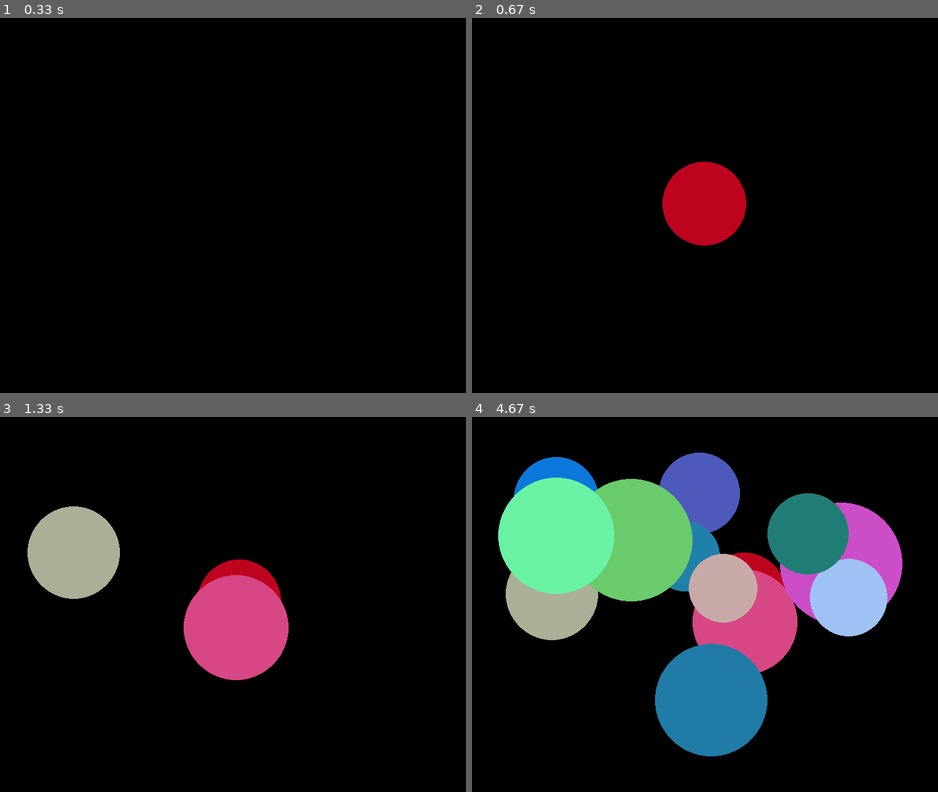
Above: before the commit, frames 1-4 (two rows, left to right).
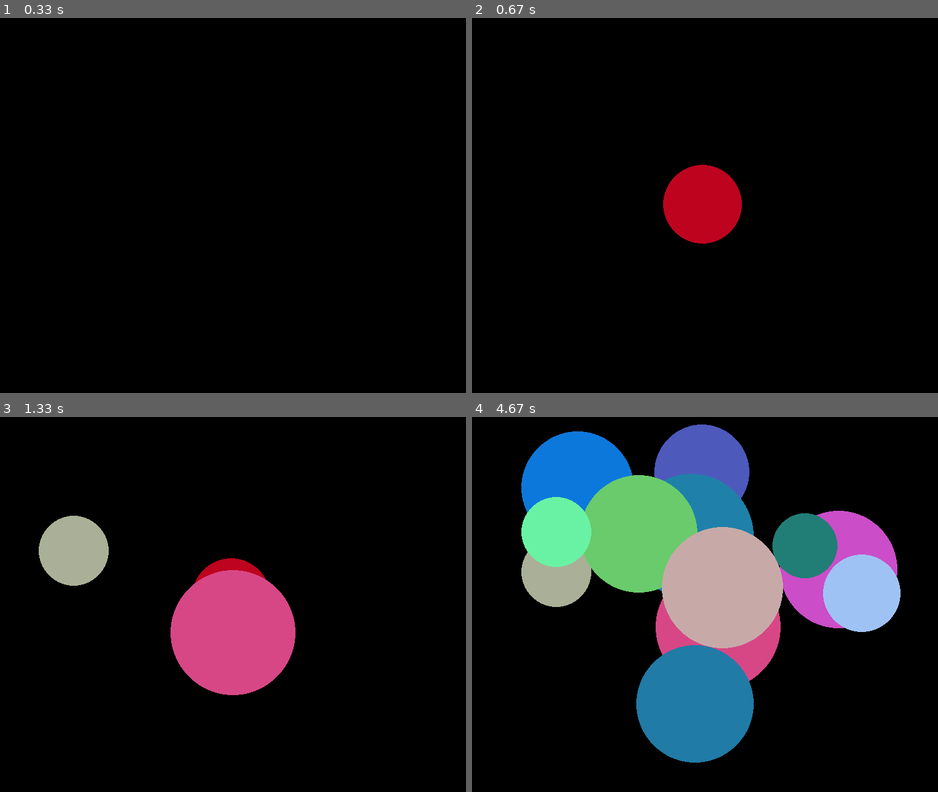
Above: after the commit, the same moments.

Repository: GoldmanYT/yandex_lyceum
Game: pygame game, started from balls.py
The game is run twice, just before and just after one commit, with the same random seed, the same clock (stepped at 60 frames per second) and the same inputs.
Inputs (mouse positions are in pixels of both pictures, inside the frame that each line leads up to):
- Up to frame 1 (0.33 s): no input
- Up to frame 2 (0.67 s): click (700, 205) at 0.38 s
- Up to frame 3 (1.33 s): click (228, 627) at 0.72 s; click (74, 548) at 1.05 s
- Up to frame 4 (4.67 s): click (569, 465) at 1.38 s; click (709, 477) at 1.72 s; click (677, 702) at 2.05 s; click (681, 540) at 2.38 s; click (630, 525) at 2.72 s; click (830, 570) at 3.05 s; click (854, 597) at 3.38 s; click (807, 537) at 3.72 s; click (555, 533) at 4.05 s; click (723, 589) at 4.38 s

Frame 1 is identical in both runs. In frame 2, 0.4% of the frame differs, in the area x 40-59%, y 38-61%; in frame 3, 3.9%; in frame 4, 22%, in the area x 5-93%, y 2-93%.

Commit message:
Генерация фильмов

Diff:
--- /dev/null
+++ b/balls and rects.py
@@ -0,0 +1,84 @@
+import pygame as pg
+from math import pi, sin, cos, atan2
+
+pg.init()
+W, H = 800, 600
+FPS = 60
+balls = []
+rects = []
+
+
+class Ball:
+    def __init__(self, x, y, r):
+        self.x, self.y, self.r = x, y, r
+        self.a = pi / 6
+        self.v = 10
+
+    def update(self):
+        self.x += self.v * cos(self.a)
+        self.y += self.v * sin(self.a)
+        for rect in rects:
+            hor = []
+            if self.r ** 2 - (self.y - rect.top) ** 2 > 0:
+                hor += [(self.x - (self.r ** 2 - (self.y - rect.top) ** 2) ** 0.5, rect.top),
+                        (self.x + (self.r ** 2 - (self.y - rect.top) ** 2) ** 0.5, rect.top)]
+            if self.r ** 2 - (self.y - rect.bottom) ** 2 > 0:
+                hor += [(self.x - (self.r ** 2 - (self.y - rect.bottom) ** 2) ** 0.5, rect.bottom),
+                        (self.x + (self.r ** 2 - (self.y - rect.bottom) ** 2) ** 0.5, rect.bottom)]
+            hor = [(x, y) for x, y in hor if rect.left <= x <= rect.right]
+            ver = []
+            if self.r ** 2 - (self.x - rect.left) ** 2 > 0:
+                ver += [(rect.left, self.y - (self.r ** 2 - (self.x - rect.left) ** 2) ** 0.5),
+                        (rect.left, self.y + (self.r ** 2 + (self.x - rect.left) ** 2) ** 0.5)]
+            if self.r ** 2 - (self.x - rect.right) ** 2 > 0:
+                ver += [(rect.right, self.y - (self.r ** 2 - (self.x - rect.right) ** 2) ** 0.5),
+                        (rect.right, self.y + (self.r ** 2 - (self.x - rect.right) ** 2) ** 0.5)]
+            ver = [(x, y) for x, y in ver if rect.top <= y <= rect.bottom]
+            points = hor + ver
+            if points:
+                if len(points) == 1:
+                    phi = 2 * pi
+                else:
+                    (x1, y1), (x2, y2) = points[:2]
+                    phi = atan2(y2 - y1, x2 - x1)
+                self.a = 2 * phi - self.a
+        self.a %= 2 * pi
+
+    def draw(self):
+        pg.draw.circle(screen, 'white', (self.x, self.y), self.r)
+
+
+def update():
+    for ball in balls:
+        ball.update()
+
+
+def draw():
+    screen.fill('black')
+    for rect in rects:
+        pg.draw.rect(screen, 'white', rect)
+    for ball in balls:
+        ball.draw()
+
+
+rects.append(pg.Rect(0, 0, W, 0))
+rects.append(pg.Rect(0, H, W, 0))
+rects.append(pg.Rect(0, 0, 0, H))
+rects.append(pg.Rect(W, 0, 0, H))
+rects.append(pg.Rect(100, 100, 300, 100))
+run = True
+screen = pg.display.set_mode((W, H))
+clock = pg.time.Clock()
+
+while run:
+    for event in pg.event.get():
+        if event.type == pg.QUIT:
+            run = False
+        elif event.type == pg.MOUSEBUTTONDOWN:
+            mouse_x, mouse_y = event.pos
+            balls.append(Ball(mouse_x, mouse_y, 10))
+    update()
+    draw()
+    pg.display.flip()
+    clock.tick(FPS)
+pg.quit()
--- a/balls.py
+++ b/balls.py
@@ -7,43 +7,50 @@
 W, H = 800, 600
 FPS = 60
 
+all_sprites = pg.sprite.Group()
 
-class Ball:
+
+class Ball(pg.sprite.Sprite):
     def __init__(self, x, y):
-        self.x, self.y = x, y
+        super().__init__(all_sprites)
+        r = randint(50, 100)
+        self.radius = r
+        self.x, self.y = x - r, y - r
         self.a = random() * 2 * pi
-        self.v = randint(7, 20) / 33
-        self.r = randint(50, 100)
-        self.color = (randint(0, 255), randint(0, 255), randint(0, 255))
+        self.v = randint(7, 10) / 33
+        color = (randint(0, 255), randint(0, 255), randint(0, 255))
+        self.image = pg.Surface((2 * r, 2 * r), pg.SRCALPHA, 32)
+        pg.draw.circle(self.image, color, (r, r), r)
+        self.rect = pg.Rect(self.x, self.y, 2 * r, 2 * r)
 
     def update(self):
         self.x += self.v * cos(self.a)
         self.y += self.v * sin(self.a)
-        if self.x + self.r >= W and (self.a < pi / 2 or self.a > 3 * pi / 2) or \
-                self.x - self.r <= 0 and pi / 2 < self.a < 3 * pi / 2:
+        self.rect = pg.Rect(self.x, self.y, 2 * self.radius, 2 * self.radius)
+        others = pg.sprite.spritecollide(self, all_sprites, False, pg.sprite.collide_circle)
+        if others is not None:
+            for other in others:
+                if other is not self:
+                    b = atan2(self.y - other.rect.y, self.x - other.rect.x)
+                    a1 = self.a - b
+                    a2 = other.a - b
+                    self.a = atan2(sin(a1), cos(a2)) + b
+                    other.a = atan2(sin(a2), cos(a1)) + b
+                    self.a %= 2 * pi
+                    other.a %= 2 * pi
+        if self.x + self.radius * 2 >= W and (self.a < pi / 2 or self.a > 3 * pi / 2) or \
+                self.x <= 0 and pi / 2 < self.a < 3 * pi / 2:
             self.a = pi - self.a
-        if self.y + self.r >= H and 0 < self.a < pi or \
-                self.y - self.r <= 0 and pi < self.a < 2 * pi:
+        if self.y + self.radius * 2 >= H and 0 < self.a < pi or \
+                self.y <= 0 and pi < self.a < 2 * pi:
             self.a = -self.a
         self.a %= 2 * pi
 
-    def collide(self, other):
-        if (self.x - other.x) ** 2 + (self.y - other.y) ** 2 > (self.r + other.r) ** 2:
-            return
-        b = atan2(self.y - other.y, self.x - other.x)
-        a1 = self.a - b
-        a2 = other.a - b
-        self.a = atan2(sin(a1), cos(a2)) + b
-        other.a = atan2(sin(a2), cos(a1)) + b
-        self.a %= 2 * pi
-        other.a %= 2 * pi
-        self.v, other.v = other.v, self.v
-
-    def draw(self):
-        pg.draw.circle(screen, self.color, (self.x, self.y), self.r)
+    # def collide(self, other):
+    #     if (self.x - other.x) ** 2 + (self.y - other.y) ** 2 > (self.r + other.r) ** 2:
+    #         return
 
 
-balls = []
 
 screen = pg.display.set_mode((W, H))
 clock = pg.time.Clock()
@@ -55,15 +62,9 @@
             run = False
         if event.type == pg.MOUSEBUTTONDOWN:
             mouse_x, mouse_y = event.pos
-            balls.append(Ball(mouse_x, mouse_y))
-
-    for ball in balls:
-        ball.update()
-    for i, ball1 in enumerate(balls[:-1]):
-        for ball2 in balls[i + 1:]:
-            ball1.collide(ball2)
+            Ball(mouse_x, mouse_y)
 
     screen.fill('black')
-    for ball in balls:
-        ball.draw()
+    all_sprites.draw(screen)
+    all_sprites.update()
     pg.display.flip()
--- a/kinoteatry.py
+++ /dev/null
@@ -1,213 +0,0 @@
-from datetime import datetime
-
-
-class Session:
-    def __init__(self, name, begin_datetime, duration, w_seats, h_seats):
-        self.name = name
-        self.time = begin_datetime
-        self.duration = duration
-        self.w, self.h = w_seats, h_seats
-        self.seats = [[0] * w_seats for _ in range(h_seats)]
-
-    def take_seat(self, x, y):
-        if 0 <= x < self.w and 0 <= y < self.h:
-            if not self.seats[y][x]:
-                self.seats[y][x] = 1
-                return True
-            return False
-
-    def __str__(self):
-        return f'{self.time} {self.duration}'
-
-    def all_seats(self):
-        return '\n'.join(''.join(str(seat) for seat in row) for row in self.seats)
-
-
-class CinemaHall:
-    def __init__(self, number, w_seats, h_seats):
-        self.number = number
-        self.sessions = []
-        self.w, self.h = w_seats, h_seats
-
-    def add_session(self, name, year, month, day, hour, minute, duration):
-        begin_datetime = datetime(year, month, day, hour, minute)
-        new_session = Session(name, begin_datetime, duration, self.w, self.h)
-        if all(new_session.time + new_session.duration < session.time or
-               new_session.time > session.time + session.duration for session in self.sessions):
-            self.sessions.append(new_session)
-
-    def __str__(self):
-        return f'{self.number}'
-
-
-class Cinema:
-    def __init__(self, name):
-        self.name = name
-        self.cinema_halls = []
-
-    def add_cinema_hall(self, number, w_seats, h_seats):
-        if any(number == cinema_hall.number for cinema_hall in self.cinema_halls):
-            return False
-        self.cinema_halls.append(CinemaHall(number, w_seats, h_seats))
-        return True
-
-    def __str__(self):
-        return f'{self.name}'
-
-
-'''
-Строка для теста:
-6
-t1
-8
-1
-5
-5
-10
-s1
-10
-6
-t2
-8
-1
-5
-5
-10
-s1
-10
-11
-s1
-1
-0 0
-11
-s1
-1
-'''
-
-
-cinemas = []
-run = True
-current_year = 2022
-current_month = 12
-current_day = 25
-current_hour = 12
-current_minute = 0
-current_cinema = None
-current_cinema_hall = None
-
-while run:
-    print('''Выберите один из пунктов:
-0. Выйти
-1. Указать год
-2. Указать месяц
-3. Указать день
-4. Указать час
-5. Указать минуты
-6. Добавить кинотеатр
-7. Выбрать кинотеатр
-8. Добавить зал в текущий кинотеатр
-9. Выбрать зал в текущем кинотеатре
-10. Добавить сеанс в текущий зал в текущем кинотеатре в текущую дату
-11. Купить билет на сеанс
-12. Найти ближайший сеанс (относительно текущей даты) на фильм
-''')
-    s = input('Выберите пункт: ')
-    if s == '0':
-        run = False
-    if s == '1':
-        try:
-            current_year = int(input('Введите год: '))
-        except Exception:
-            print('Ошибка!')
-    if s == '2':
-        try:
-            current_month = int(input('Введите месяц: '))
-        except Exception:
-            print('Ошибка!')
-    if s == '3':
-        try:
-            current_day = int(input('Введите день: '))
-        except Exception:
-            print('Ошибка!')
-    if s == '4':
-        try:
-            current_hour = int(input('Введите час: '))
-        except Exception:
-            print('Ошибка!')
-    if s == '5':
-        try:
-            current_minute = int(input('Введите минуту: '))
-        except Exception:
-            print('Ошибка!')
-    if s == '6':
-        cinema_name = input('Введите название: ')
-        cinemas.append(Cinema(cinema_name))
-        current_cinema = cinemas[-1]
-        current_cinema_hall = None
-    if s == '7':
-        print('Выберите один из вариантов:')
-        for i, cinema in enumerate(cinemas, 1):
-            print(i, cinema.name)
-        try:
-            n = int(input('Номер из списка: ')) - 1
-            current_cinema = cinemas[n]
-            current_cinema_hall = None
-        except Exception:
-            print('Ошибка!')
-    if s == '8':
-        if current_cinema is None:
-            print('Нет кинотеатров')
-        else:
-            try:
-                n = int(input('Номер зала: '))
-                w = int(input('Ширина ряда (в местах): '))
-                h = int(input('Количество рядов: '))
-                result = current_cinema.add_cinema_hall(n, w, h)
-                if result:
-                    current_cinema_hall = current_cinema.cinema_halls[-1]
-                else:
-                    print('Номер повторился')
-            except Exception:
-                print('Ошибка')
-    if s == '9':
-        if current_cinema is None:
-            print('Нет кинотеатров')
-        elif not current_cinema.cinema_halls:
-            print('Нет залов')
-        else:
-            for i, cinema_hall in enumerate(current_cinema.cinema_halls, 1):
-                print(i, cinema_hall.number, f'{cinema_hall.w}x{cinema_hall.h}')
-            try:
-                n = int(input('Выберите один из пунктов: ')) - 1
-                current_cinema_hall = current_cinema.cinema_halls[n]
-            except Exception:
-                print('Ошибка!')
-    if s == '10':
-        if current_cinema is None:
-            print('Нет кинотеатров')
-        elif not current_cinema.cinema_halls:
-            print('Нет залов')
-        else:
-            session_name = input('Введите название сеанса: ')
-            session_duration = input('Введите продолжительность сеанса: ')
-            current_cinema_hall.add_session(session_name, current_year, current_month, current_day, current_hour,
-                                            current_minute, session_duration)
-    if s == '11':
-        movie_title = input('Введите название фильма: ')
-        result = []
-        for cinema in cinemas:
-            for cinema_hall in cinema.cinema_halls:
-                for session in cinema_hall.sessions:
-                    if session.name == movie_title:
-                        result.append([cinema, cinema_hall, session])
-        for i, res in enumerate(result, 1):
-            print(i, res[0], res[1].number, res[2])
-        try:
-            n = int(input('Введите один из пунктов: '))
-            res = result[n]
-            print('Выберите место:')
-            print(res[2].all_seats())
-            x, y = map(int, input('x y: ').split())
-            res[2].take_seat(x, y)
-        except Exception:
-            print('Ошибка!')
--- /dev/null
+++ b/main2.py
@@ -0,0 +1,52 @@
+import sqlite3
+import sys
+
+from PyQt5 import uic
+from PyQt5.QtWidgets import QApplication, QMainWindow, QTableWidgetItem
+
+
+class MyWidget(QMainWindow):
+    def __init__(self):
+        super().__init__()
+        uic.loadUi('UI.ui', self)
+        self.con = sqlite3.connect('films_db.sqlite')
+        self.btn_find.clicked.connect(self.display_result)
+        self.btn_change.clicked.connect(self.save_results)
+        self.modified = {}
+
+    def display_result(self):
+        cur = self.con.cursor()
+        item_id = self.mask.toPlainText()
+        result = cur.execute(f"SELECT * FROM films WHERE {item_id}").fetchall()
+        self.table.setRowCount(len(result))
+        if not result:
+            return
+        self.table.setColumnCount(len(result[0]))
+        for i, elem in enumerate(result):
+            self.modified['title'] = elem[1][::-1]
+            self.modified['year'] = str(int(elem[2]) + 1000)
+            self.modified['duration'] = str(int(elem[4]) * 2)
+            for j, val in enumerate(elem):
+                self.table.setItem(i, j, QTableWidgetItem(str(val)))
+
+    def save_results(self):
+        cur = self.con.cursor()
+        item_id = self.mask.toPlainText()
+        que = "UPDATE films SET\n"
+        que += ", ".join([f"{key}='{self.modified.get(key)}'"
+                          for key in self.modified.keys()])
+        que += f"WHERE {item_id}"
+        cur.execute(que)
+        self.con.commit()
+
+
+def except_hook(cls, exception, traceback):
+    sys.__excepthook__(cls, exception, traceback)
+
+
+if __name__ == '__main__':
+    app = QApplication(sys.argv)
+    ex = MyWidget()
+    ex.show()
+    sys.excepthook = except_hook
+    sys.exit(app.exec())
Binary file added: films_db.sqlite
Not shown, added: UI.ui
Not shown, added: data/UI.ui
